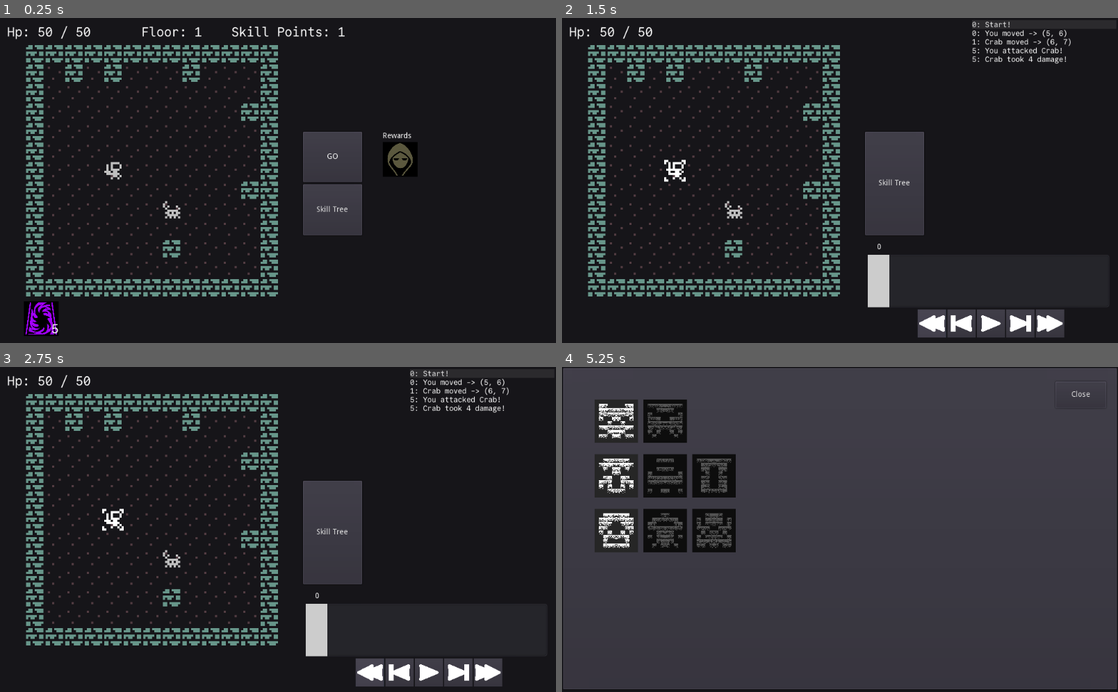
Above: before the commit, frames 1-4 (two rows, left to right).
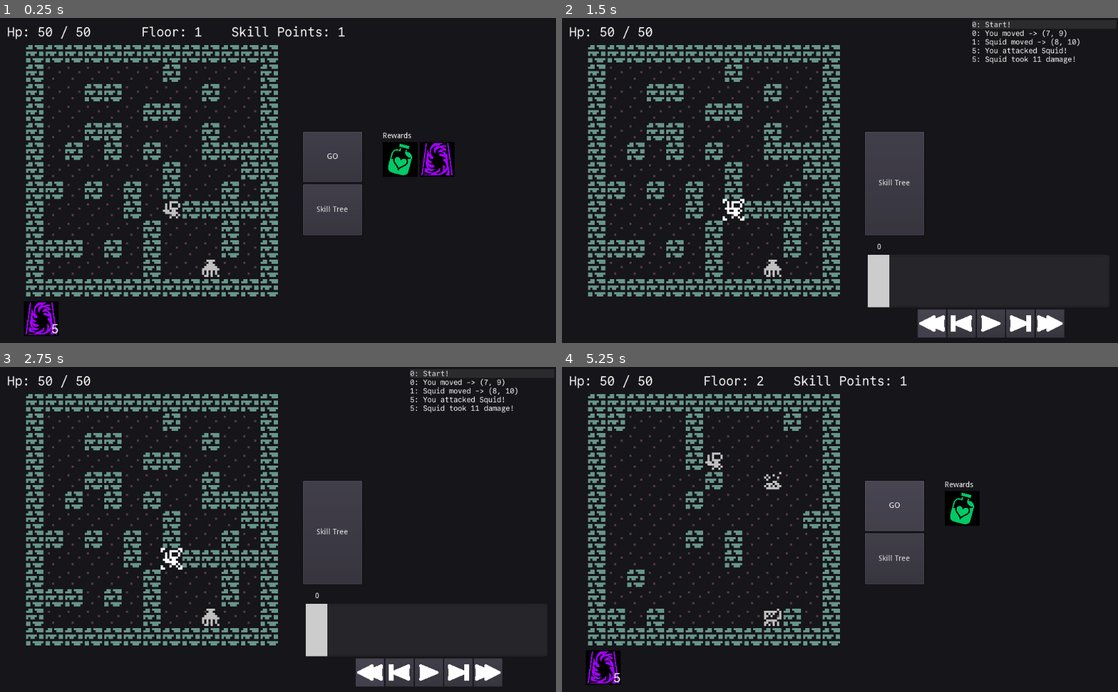
Above: after the commit, the same moments.

Repository: redxaxder/7DRL2024
Game: Godot game, scene res://main.tscn
The game is run twice, just before and just after one commit, with the same random seed, the same clock (stepped at 60 frames per second) and the same inputs.
Inputs (mouse positions are in pixels of both pictures, inside the frame that each line leads up to):
- Up to frame 1 (0.25 s): no input
- Up to frame 2 (1.5 s): click "GO" at 0.5 s; click (934, 323) at 1.25 s
- Up to frame 3 (2.75 s): click (372, 672) at 2 s
- Up to frame 4 (5.25 s): click (990, 672) at 2.75 s; click (1017, 672) at 3.5 s; click (990, 672) at 4.25 s; click (895, 506) at 5 s, where only the run after the commit has a clickable "DONE"

The runs differ from the first frame. In frame 1, 5.6% of the frame differs, in the area x 8-82%, y 14-80%; in frame 2, 5.1%; in frame 3, 5.1%; in frame 4, 89%, in the area x 0-100%, y 0-100%.

Commit message:
Fixed miss chance calculation.

Diff:
--- a/data/combat_model/CombatEntity.gd
+++ b/data/combat_model/CombatEntity.gd
@@ -57,11 +57,11 @@
 	# chance to hit is 1 - 1 / 100 = .99
 	#example: self accuracy 10, other evasion 12
 	# chance to hit is 1 - abs(5 - 12) / 100 = .93
-	#example: self accuracy, other evasion 20
+	#example: self accuracy 10, other evasion 20
 	# chance to hit is 1 - abs(5 - 20) / 100 = .85
 	var numerator: float = 1.0
 	if stats.accuracy() < other.stats.evasion():
-		numerator = float(stats.accuracy()) / 2.0 - float(stats.evasion())
+		numerator =  float(other.stats.evasion()) - float(stats.accuracy()) / 2.0
 	return 1.0 - numerator / chance_denom
 
 func basic_attack_damage_to_other(other: CombatEntity) -> Array:
--- a/data/skills/Activation.gd
+++ b/data/skills/Activation.gd
@@ -20,7 +20,7 @@
 
 enum Filter{
 	DamageDealt,
-	DamageRecieved,
+	DamageReceived,
 	Death,
 	Movement,
 	Start,
@@ -53,7 +53,7 @@
 	]
 const FILTER_EVENT = [
 	EncounterEventKind.Kind.Damage, # DamageDealt
-	EncounterEventKind.Kind.Damage, # DamageRecieved
+	EncounterEventKind.Kind.Damage, # DamageReceived
 	EncounterEventKind.Kind.Death, # Death
 	EncounterEventKind.Kind.Move,  # Movement
 	EncounterEventKind.Kind.EncounterStart,  # Start
--- a/data/skills/SkillTree.gd
+++ b/data/skills/SkillTree.gd
@@ -112,7 +112,7 @@
 	var my_cool_skill: Skill = create_ability_skill(build_ability({
 		"label": SkillName.generate_name(),
 		"trigger": SkillsCore.Trigger.Automatic,
-		"filter": Activation.Filter.DamageRecieved,
+		"filter": Activation.Filter.DamageReceived,
 		"filter_actor": SkillsCore.Target.Self,
 		"trigger_aim": SkillsCore.TriggerAim.Self,
 		"effect_type": SkillsCore.EffectType.StatBuff,
@@ -174,6 +174,7 @@
 
 	# Deal 10 damage to an enemy in a 5 radius (4 cooldown)
 	append_and_create_ability({
+		"label": "Icy Clutch",
 		"trigger": SkillsCore.Trigger.Action,
 		"effect_type": SkillsCore.EffectType.Damage,
 		"ability_range": 0,
@@ -199,23 +200,35 @@
 
 
 	var comment = """
-	enum EffectType { Damage, StatBuff }
-		StatBuff effectively includes buff, debuff, "healing"
-	enum Trigger {
-		Action, # the actor initiates the skill using their turn
-		Automatic, # automatic listens for event}
-	enum TriggerAim {
-		Self, # trigger aims at the owner of the ability
-		EventSource, # trigger aims at the originator of the event that tripped it
-		EventTarget, # trigger aims at the target of the event that tripped it
-		Random, # trigger aims at some appropriate target #Doesn't work!
+
+append_and_create_ability(opt : Dictionary)
+
+	effect_type: { Damage, StatBuff }
+							StatBuff effectively includes buff, debuff, "healing"
+
+	mod_stat: 		Stat.Kind.Health,
+	trigger: 		{ Action, Automatic }
+	filter_actor : 	SkillsCore.TargetAny or
+					SkillsCore.Target {Self, Enemies, Allies, Empty }
+	trigger_aim : 	SkillsCore.TriggerAim { Self, EventSource, EventTarget, Random }
 	}
-	# where can the effect take place?
-	# this is used in two kinds of checks:
-	# 1) to determine if an effect affects a space
-	# 2) to filter what events triggers listen to
-	enum Target {Self = 1, Enemies = 2, Allies = 4, Empty = 8}
-	const TargetAny = Target.Self | Target.Enemies | Target.Allies | Target.Empty
+
+
+	var abil: Skill = create_ability_skill(build_ability({
+		"label": SkillName.generate_name(),
+		"trigger": SkillsCore.Trigger.Automatic,
+		"filter": Activation.Filter.DamageDealt,
+		"filter_actor": SkillsCore.TargetAny,
+		"trigger_aim": SkillsCore.TriggerAim.Self,
+		"effect_type": SkillsCore.EffectType.StatBuff,
+		"ability_range": 4,
+		"mod_stat": Stat.Kind.Health,
+		"power": 10,
+		"targets": SkillsCore.Target.Self,
+	}))
+
+
+	SKILL IDEAS
 
 
 		-Deal 10 damage to an enemy in a 5 radius (4 cooldown)
@@ -231,38 +244,19 @@
 		-Whenever you take damage reducing you to less than 25% hp
 			deal 20 damage to enemies in range 1
 
-
-		damage
-		move
-		attack
-		hit
-		target dies
-
-		DamageDealt,
-		DamageRecieved,
-		Death,
-		#cheap to add
-		# movement
-		# uses ability
-		# misses
-		# encounter start
-		# fixed threshold (25%) "bloodied"
-		# attack
-		monster summon
-
-
-	enum EffectType
-		Damage
-		StatBuff
-		summons
-		accelerate turn priority (via "bonus time")
+		Whenever you take damage reducing you to less than 25% HP, summon a crab, range 2
+		Whenever you take damage, debuff eyesight by 1 and buff brawn by 2, cooldown 5
+		Whenever an enemy moves, debuff their hustle by 1, range 5 cooldown 3
+		Ice damage 5 to any, range 0, cooldown 10, aoe 3
+
+
 
 
 	"""
 
 # syntactic sugar over like 3 calls to make an ability
 func append_and_create_ability(opt: Dictionary):
-	opt.label = SkillName.generate_name()
+	opt.label = opt.label if opt.label else SkillName.generate_name()
 	var modifiers = opt.modifiers
 	var row = opt.row
 	opt.erase('modifiers')
